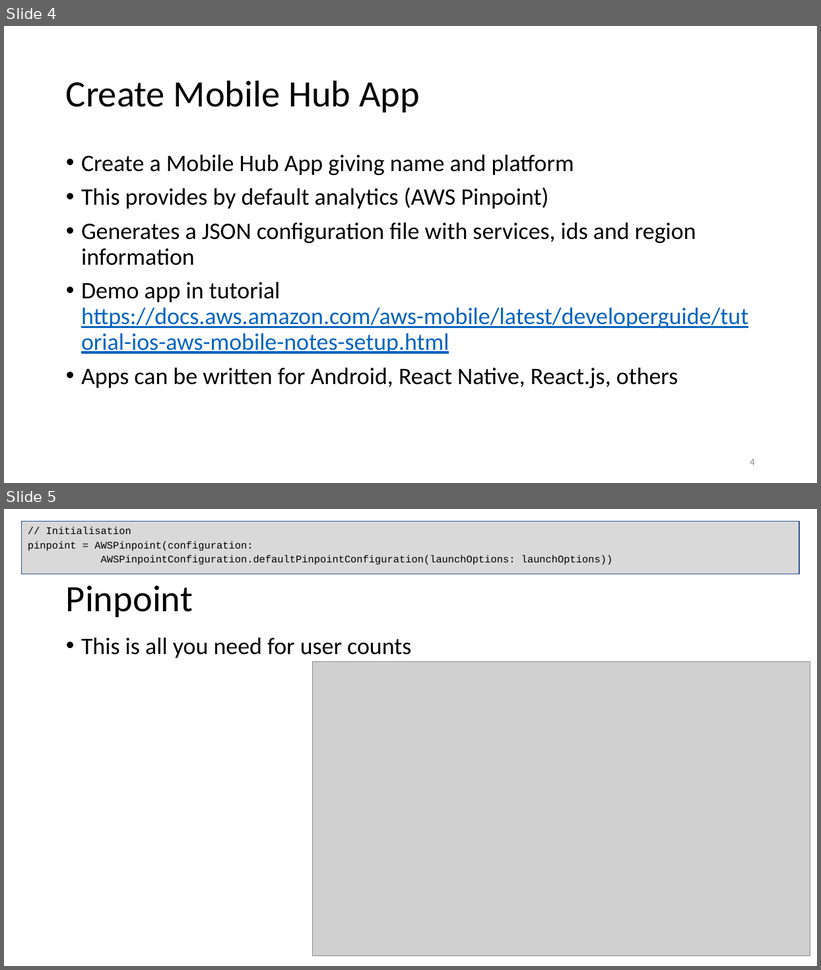
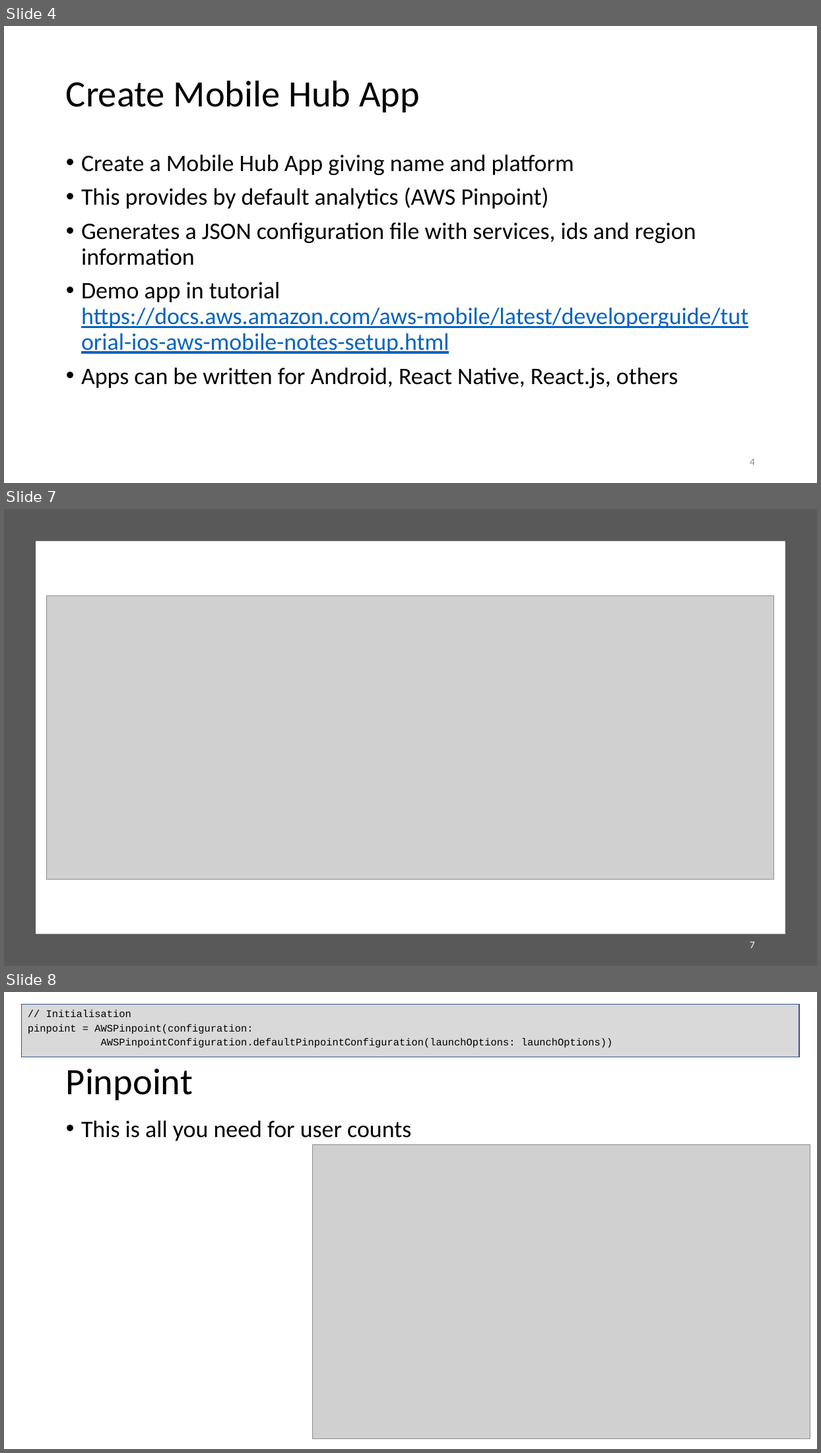
Before and after one commit to uwacsp/cits5503, a slide deck: Lectures/CITS5503EMobile.pptx. Shown one above the other, each under a label of ours: slides 4 and 5 before the commit, slides 4, 7 and 8 after it; the slides between them are not shown. The pictures are 821x970 and 821x1453 pixels, drawn with LibreOffice and Linux fonts; fonts in the diff are those of the drawing; grey boxes stand for pictures. Boxes give left, top, right and bottom in pixels: in the first picture for what was removed or moved away, otherwise in the second. Text is boxed around its words. In the diff, an @@ line names an element or a change of style, - is before the commit and + after.

```diff
--- a/Lectures/CITS5503EMobile.pptx
+++ b/Lectures/CITS5503EMobile.pptx
@@ slide 7 added at <box>4,509,817,966</box>, background #FFFFFF @@
@@ rectangle added at <box>4,509,817,966</box>, fill #595959 @@
@@ rectangle added at <box>36,541,785,935</box>, fill #FFFFFF @@
@@ picture added at <box>47,595,774,879</box> @@
@@ page number added at <box>750,942,755,949</box>, 12 pt, text #FFFFFF @@
+7
@@ what was slide 5 is now slide 8 @@
```
Also in this commit, not shown: 1 slide changed, 3 other slides added.
